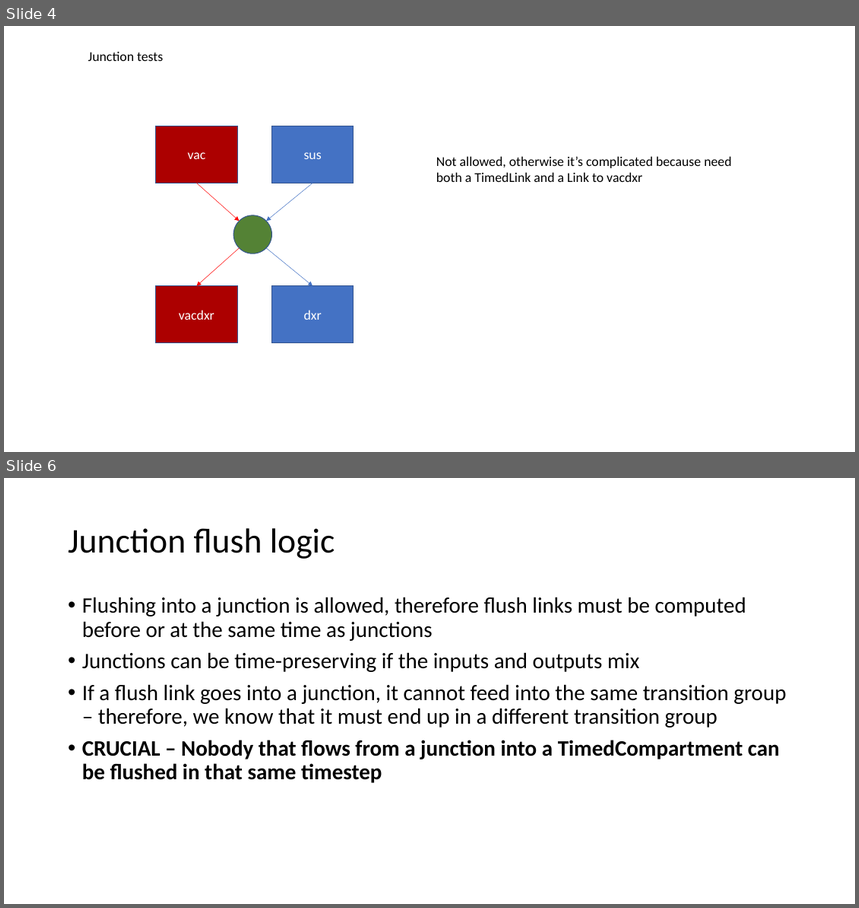
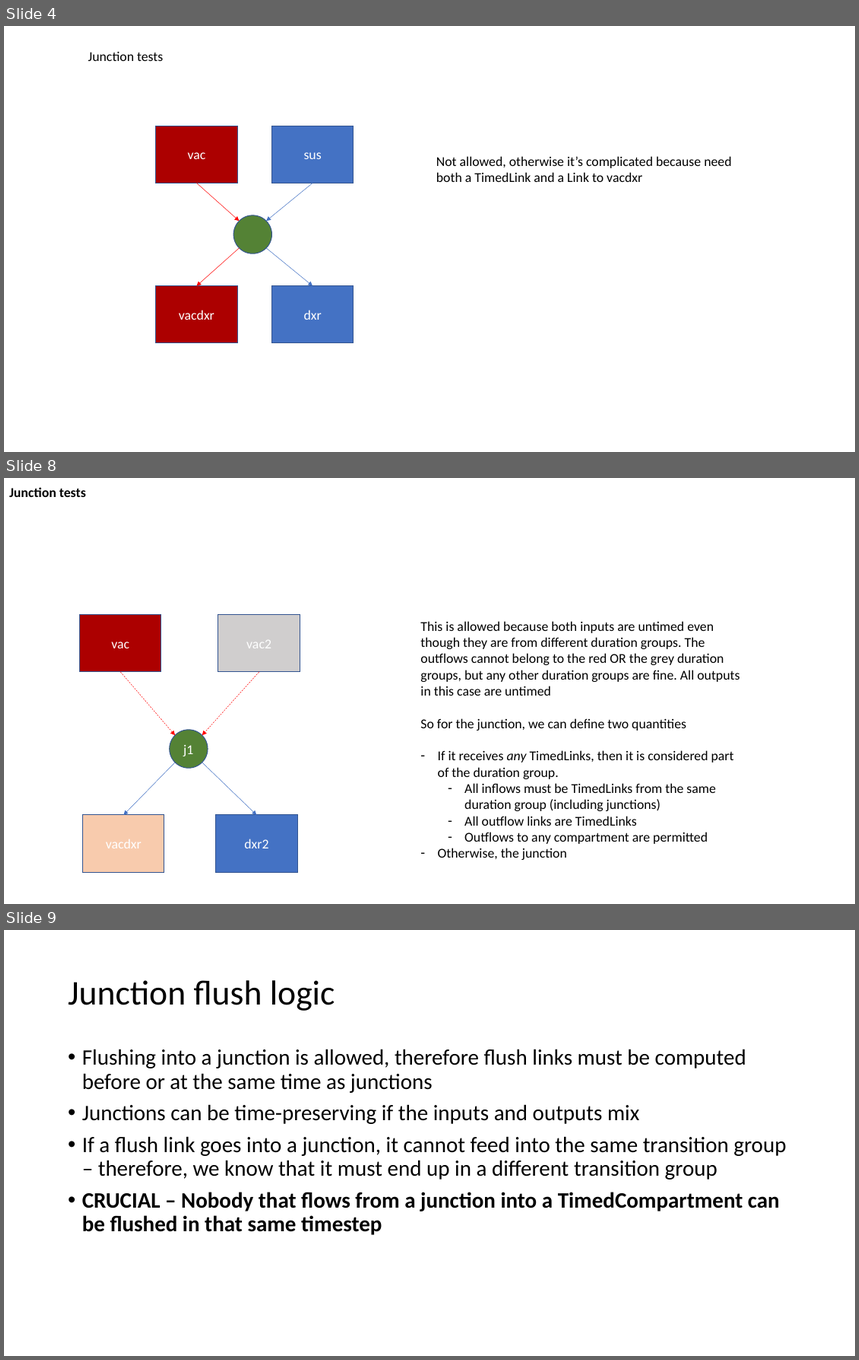
Before and after one commit to atomicateam/atomica, a slide deck: docs/general/timed-examples.pptx. Shown one above the other, each under a label of ours: slides 4 and 6 before the commit, slides 4, 8 and 9 after it; the slides between them are not shown. The pictures are 859x908 and 859x1360 pixels, drawn with LibreOffice and Linux fonts; fonts in the diff are those of the drawing. Boxes give left, top, right and bottom in pixels: in the first picture for what was removed or moved away, otherwise in the second. Text is boxed around its words. In the diff, an @@ line names an element or a change of style, - is before the commit and + after.

```diff
--- a/docs/general/timed-examples.pptx
+++ b/docs/general/timed-examples.pptx
@@ slide 8 added at (x1=4, y1=478, x2=855, y2=904), background #FFFFFF @@
@@ text added at (x1=9, y1=487, x2=86, y2=497), 18 pt, text #000000, bold @@
+Junction tests
@@ rectangle added at (x1=80, y1=615, x2=161, y2=672), fill #AC0000, outline #325491 1 pt, 18 pt, text #FFFFFF @@
+vac
@@ rectangle added at (x1=218, y1=615, x2=300, y2=672), fill #D0CECE, outline #325491 1 pt, 18 pt, text #FFFFFF @@
+vac2
@@ text added at (x1=420, y1=621, x2=740, y2=860), 18 pt, text #000000 @@
+This is allowed because both inputs are untimed even though they are from different duration groups. The outflows cannot belong to the red OR the grey duration groups, but any other duration groups are fine. All outputs in this case are untimed
+So for the junction, we can define two quantities
+– If it receives any TimedLinks, then it is considered part of the duration group.
+  – All inflows must be TimedLinks from the same duration group (including junctions)
+  – All outflow links are TimedLinks
+  – Outflows to any compartment are permitted
+– Otherwise, the junction
@@ arrow added from (121, 672) to (175, 735), #FF0000 0.5 pt dashed @@
@@ arrow added from (259, 672) to (202, 735), #FF0000 0.5 pt dashed @@
@@ ellipse added at (x1=170, y1=730, x2=208, y2=768), fill #548235, outline #325491 1 pt, 18 pt, text #FFFFFF @@
+j1
@@ arrow added from (175, 762) to (123, 815), #4472C4 0.5 pt @@
@@ arrow added from (202, 762) to (256, 815), #4472C4 0.5 pt @@
@@ rectangle added at (x1=83, y1=815, x2=164, y2=872), fill #F8CBAD, outline #325491 1 pt, 18 pt, text #FFFFFF @@
+vacdxr
@@ rectangle added at (x1=216, y1=815, x2=297, y2=872), fill #4472C4, outline #325491 1 pt, 18 pt, text #FFFFFF @@
+dxr2
@@ what was slide 6 is now slide 9 @@
```
Also in this commit, not shown: 1 slide changed, 2 other slides added, 3 other files.
